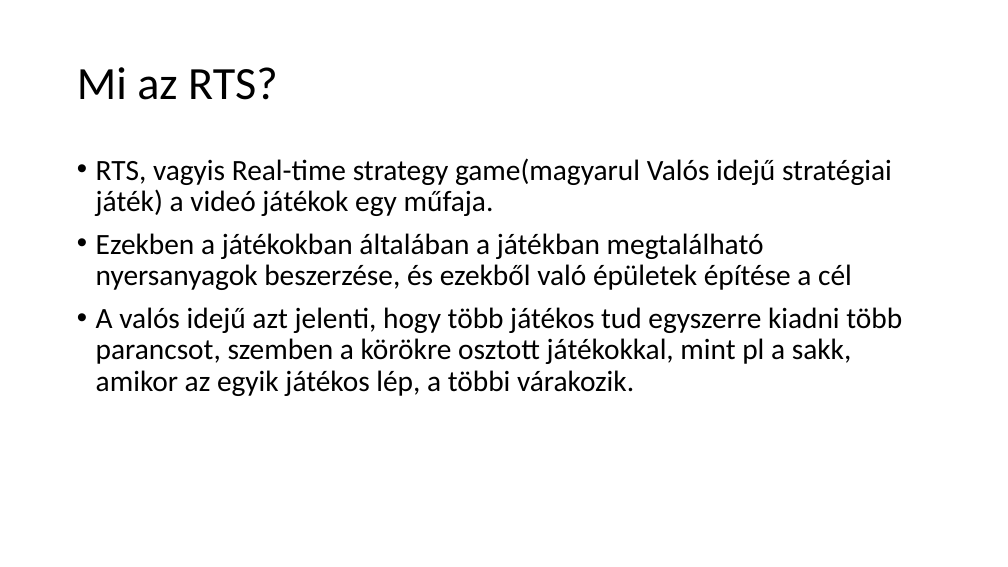
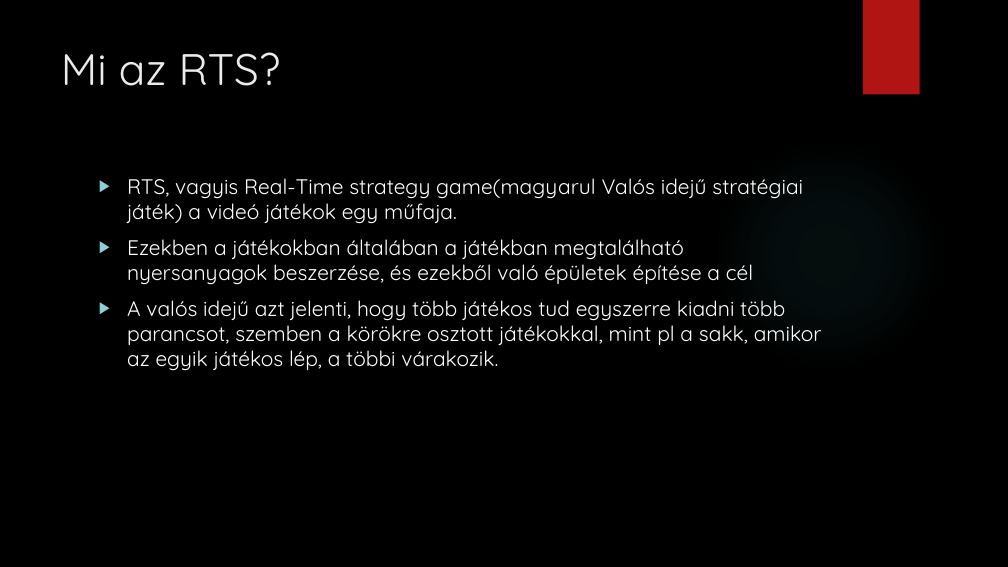
Before and after one commit to AdamBen01/ElPresident, a slide deck: slide 3 of Tower_Defense.pptx. Drawn at 1008x567 pixels with LibreOffice and Linux fonts; fonts in the diff are those of the drawing; background and template pictures are left out. Boxes give left, top, right and bottom in pixels: in the first picture for what was removed or moved away, otherwise in the second. Text is boxed around its words. In the diff, an @@ line names an element or a change of style, - is before the commit and + after.

```diff
--- a/Tower_Defense.pptx
+++ b/Tower_Defense.pptx
@@ background #FFFFFF to picture (left out) @@
@@ rectangle added at <box>863,0,920,95</box>, fill #B01513 @@
@@ title "Mi az RTS?": place and size @@
-title "Mi az RTS?" at <box>77,67,278,100</box>
+title "Mi az RTS?" at <box>61,52,281,86</box>
@@ title "Mi az RTS?" at <box>61,52,281,86</box>: size 44 to 42 pt, font Calibri to Quicksand, text colour #000000 to #EBEBEB; line spacing 0.9 to 1; vertical alignment middle to top @@
@@ ellipse added at <box>712,138,944,371</box>, fill gradient #50B9C1 @@
@@ text "RTS, vagyis Real-Time strategy game(magyarul ...": place and size @@
-text "RTS, vagyis Real-Time strategy game(magyarul ..." at <box>96,158,902,396</box>
+text "RTS, vagyis Real-Time strategy game(magyarul ..." at <box>127,178,822,371</box>
@@ text at <box>127,178,803,224</box>: text changed; size 28 to 20 pt; font Calibri to Quicksand; text colour #000000 to #FFFFFF @@
-• RTS, vagyis Real-time strategy game(magyarul Valós idejű stratégiai játék) a videó játékok egy műfaja.
+▶ RTS, vagyis Real-Time strategy game(magyarul Valós idejű stratégiai játék) a videó játékok egy műfaja.
@@ text at <box>127,239,822,371</box>: size 28 to 20 pt, font Calibri to Quicksand, text colour #000000 to #FFFFFF in "Ezekben a játékokban általában a játékban megtalálható ...", "A valós idejű azt jelenti, hogy több ..."; bullet • to ▶; line spacing 0.9 to 1 @@
```
Also in this commit, not shown: 2 other slides changed, 9 slides added, 1 slide removed.
